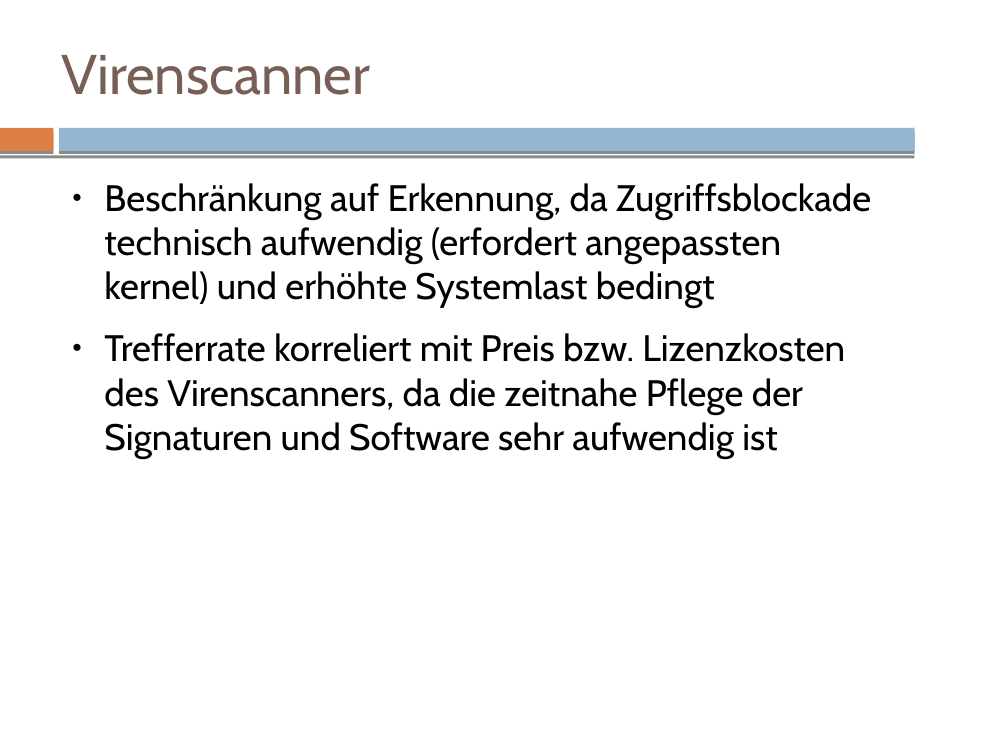
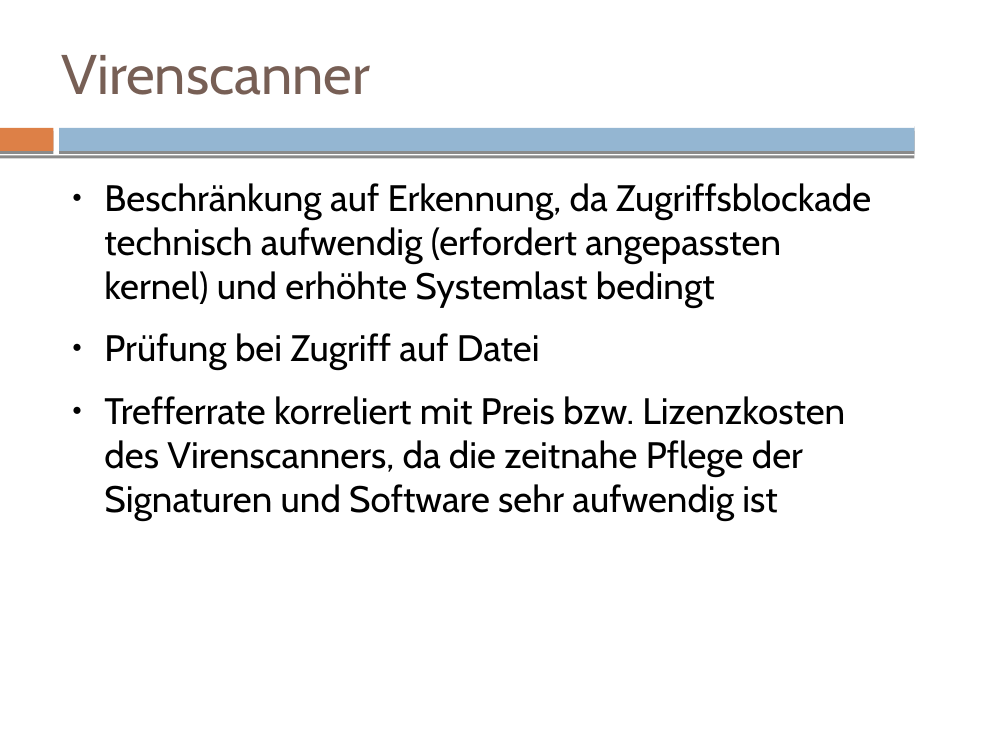
Before and after one commit to mvw/Wilddiebe10, a slide deck: slide 6 of keynote/keynote_marc.odp. Drawn at 1008x756 pixels with LibreOffice and Linux fonts; fonts in the diff are those of the drawing. Boxes give left, top, right and bottom in pixels: in the first picture for what was removed or moved away, otherwise in the second. Text is boxed around its words. In the diff, an @@ line names an element or a change of style, - is before the commit and + after.

Commit message:
Punkt vergessen

```diff
--- a/keynote/keynote_marc.odp
+++ b/keynote/keynote_marc.odp
@@ text at (104, 333, 540, 370): paragraph added @@
+● Prüfung bei Zugriff auf Datei
```
